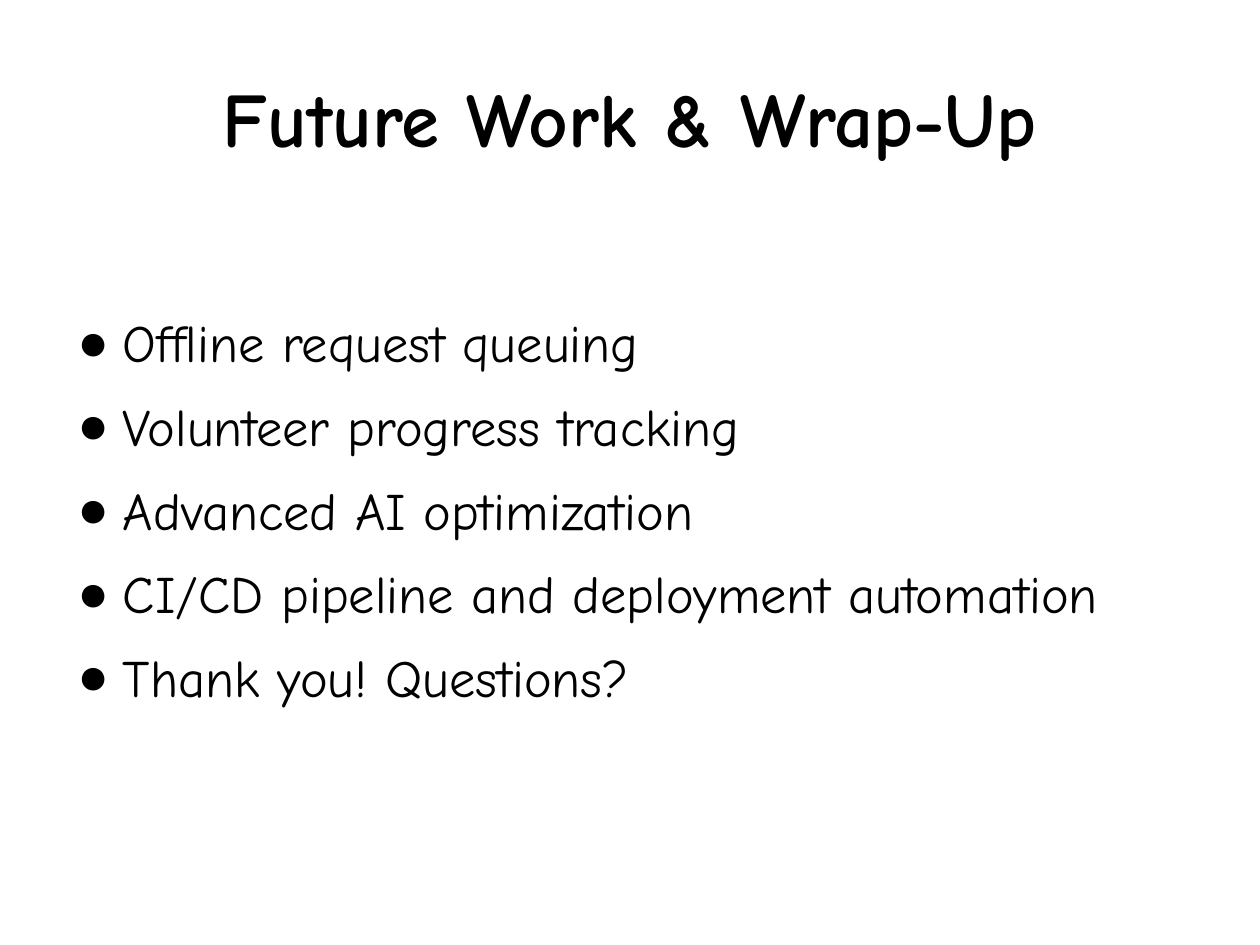
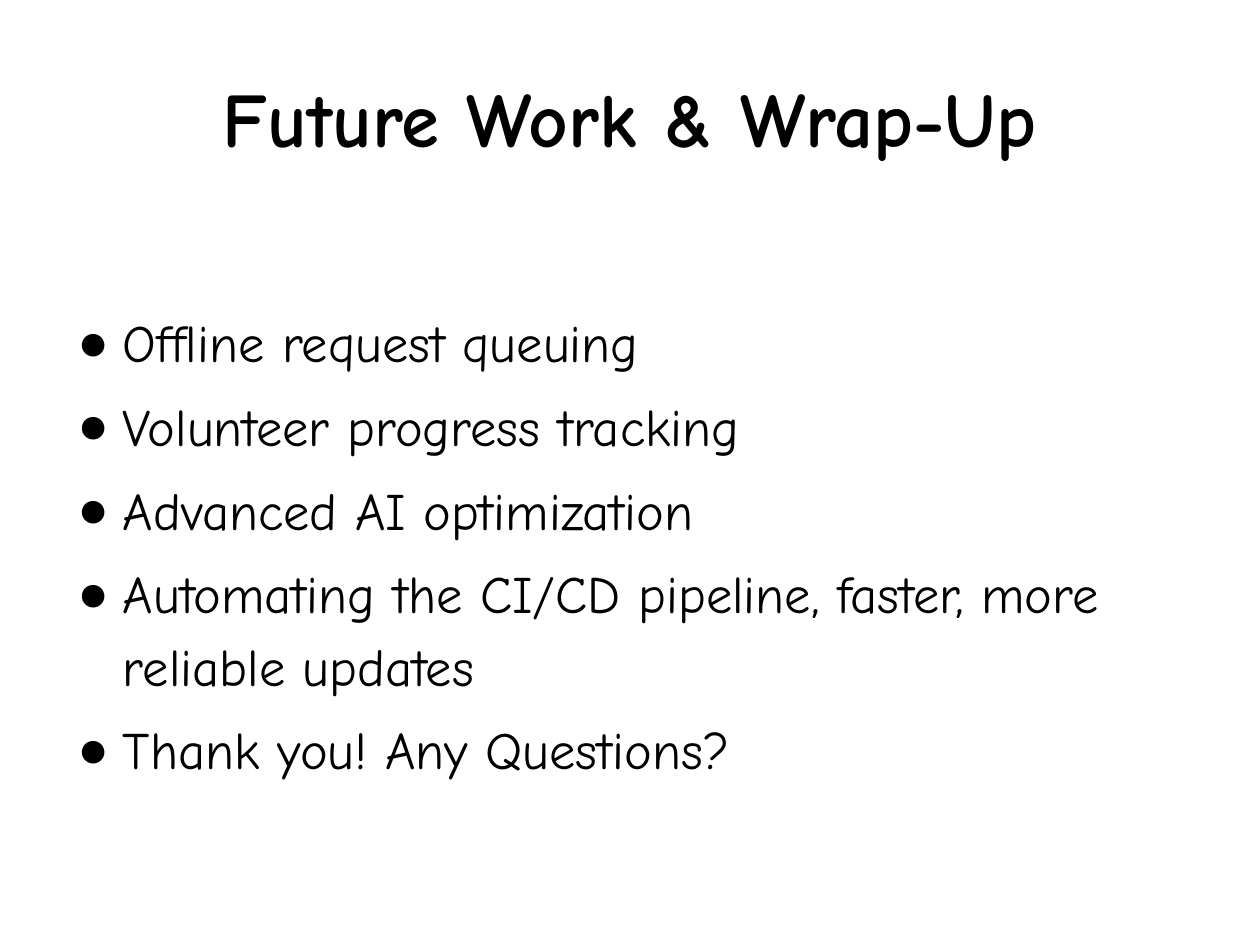
Before and after one commit to ceenguyen05/CS3354Project, a slide deck: slide 13 of 4_documentation/Final Project Presentation - CS3354.pptx (slide 12 before the commit). Drawn at 1260x945 pixels with LibreOffice and Linux fonts; fonts in the diff are those of the drawing. Boxes give left, top, right and bottom in pixels: in the first picture for what was removed or moved away, otherwise in the second. Text is boxed around its words. In the diff, an @@ line names an element or a change of style, - is before the commit and + after.

```diff
--- a/4_documentation/Final Project Presentation - CS3354.pptx
+++ b/4_documentation/Final Project Presentation - CS3354.pptx
@@ text at <box>123,577,1098,780</box>: text changed @@
-● CI/CD pipeline and deployment automation
-● Thank you! Questions?
+● Automating the CI/CD pipeline, faster, more reliable updates
+● Thank you! Any Questions?
```
Also in this commit, not shown: 7 other slides changed, 1 slide added, 1 other file.
